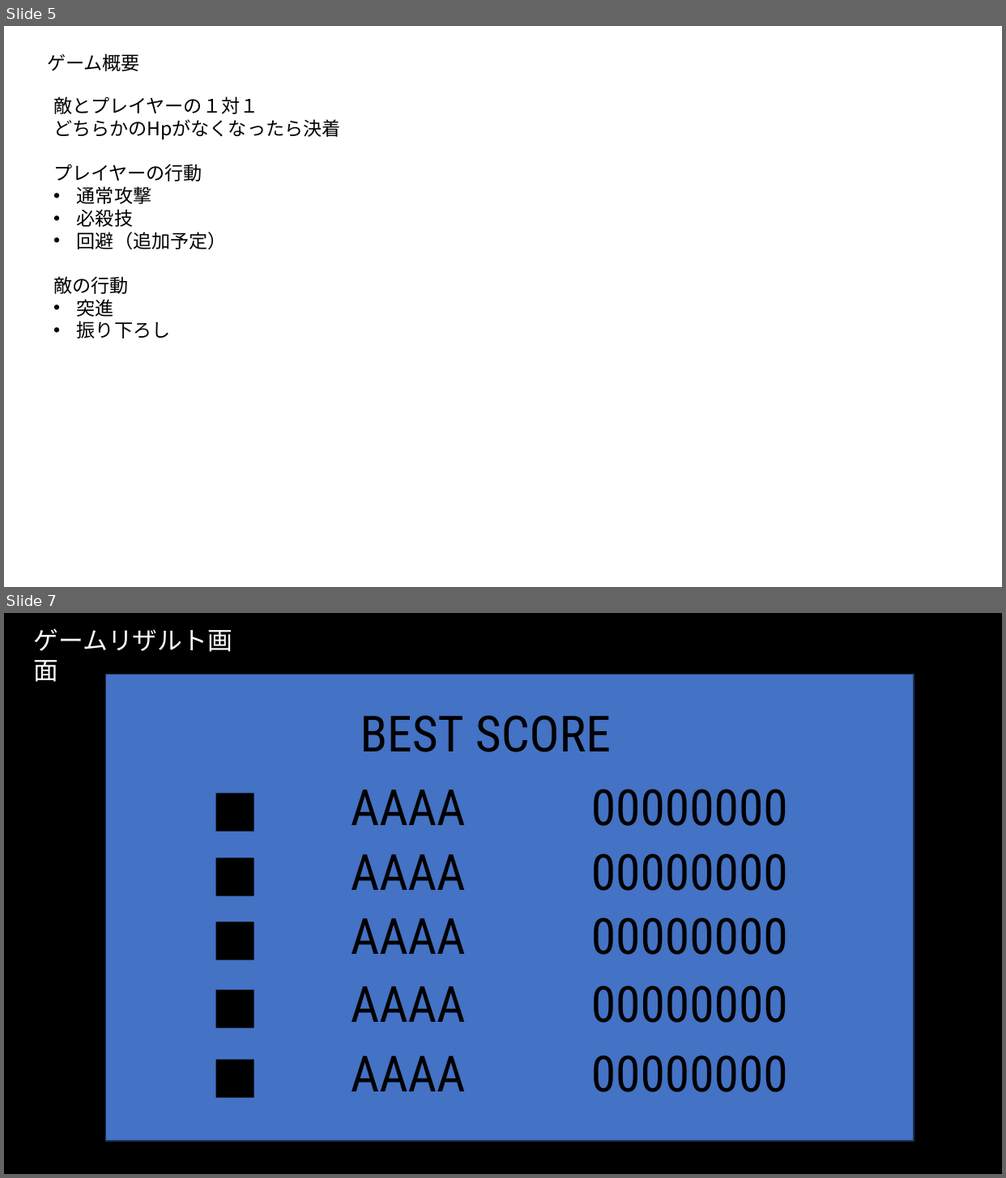
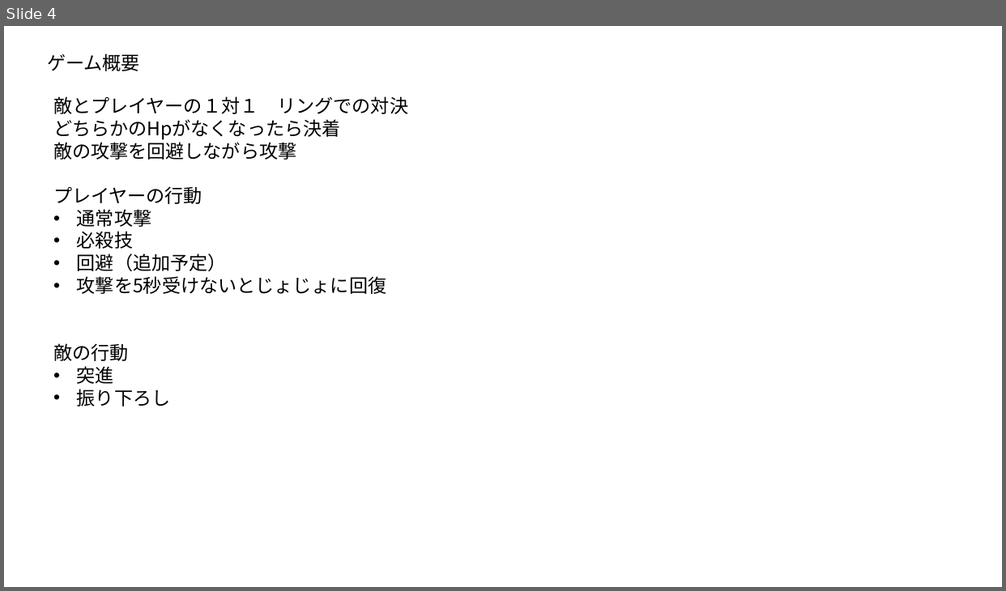
Before and after one commit to ryo-cpu/Camera, a slide deck: 概要書.pptx. Shown one above the other, each under a label of ours: slides 5 and 7 before the commit, slide 4 after it; the slides between them are not shown. The pictures are 1006x1178 and 1006x591 pixels, drawn with LibreOffice and Linux fonts; fonts in the diff are those of the drawing. Boxes give left, top, right and bottom in pixels: in the first picture for what was removed or moved away, otherwise in the second. Text is boxed around its words. In the diff, an @@ line names an element or a change of style, - is before the commit and + after.

```diff
--- a/概要書.pptx
+++ b/概要書.pptx
@@ slide 7 removed at bbox=[4, 613, 1002, 1174], background #FFFFFF @@
@@ rectangle removed at bbox=[4, 613, 1002, 1174] @@
@@ text removed at bbox=[34, 628, 233, 682] @@
-ゲームリザルト画面
@@ rectangle removed at bbox=[106, 675, 914, 1142] @@
@@ text removed at bbox=[360, 715, 611, 752] @@
-BEST SCORE
@@ text removed at bbox=[351, 789, 788, 826] @@
-■ AAAA 00000000
@@ text removed at bbox=[351, 854, 788, 891] @@
-■ AAAA 00000000
@@ text removed at bbox=[351, 918, 788, 955] @@
-■ AAAA 00000000
@@ text removed at bbox=[351, 986, 788, 1023] @@
-■ AAAA 00000000
@@ text removed at bbox=[351, 1055, 788, 1093] @@
-■ AAAA 00000000
@@ what was slide 5 is now slide 4 @@
@@ slide 4 changed as well @@
@@ text at bbox=[53, 96, 408, 114]: text changed @@
-敵とプレイヤーの１対１
+敵とプレイヤーの１対１ リングでの対決
@@ text at bbox=[53, 139, 296, 160]: paragraph added @@
+敵の攻撃を回避しながら攻撃
@@ text at bbox=[77, 276, 386, 294]: paragraph added @@
+• 攻撃を5秒受けないとじょじょに回復
```
Also in this commit, not shown: 4 other slides changed, 1 slide added, 2 other slides removed, 6 other files.
